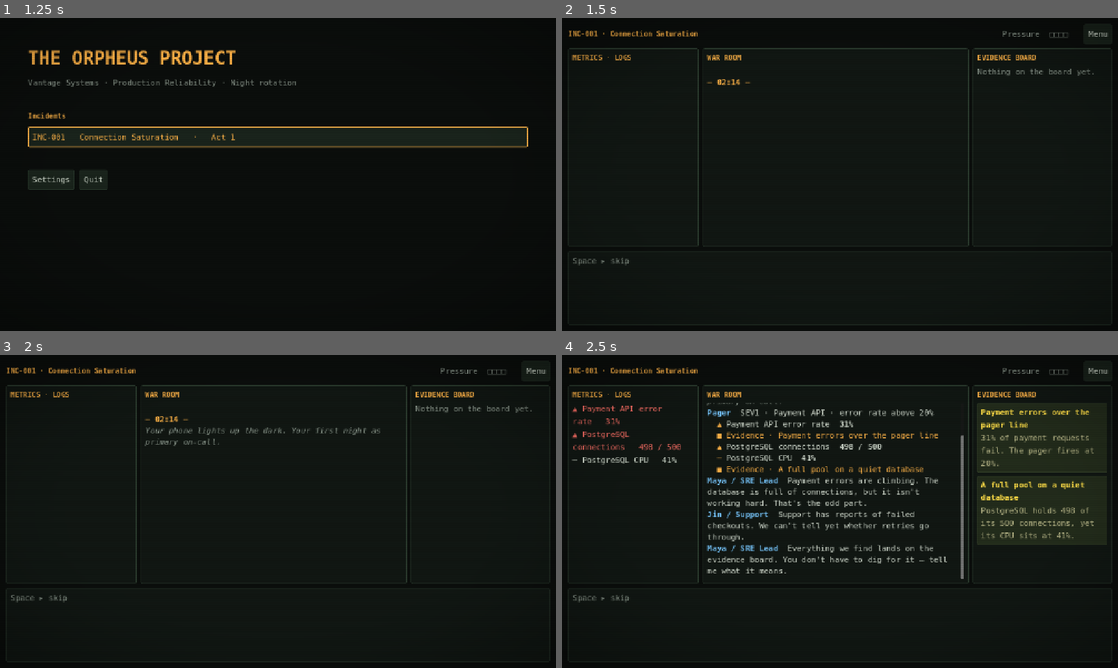
Above: before the commit, frames 1-4 (two rows, left to right).
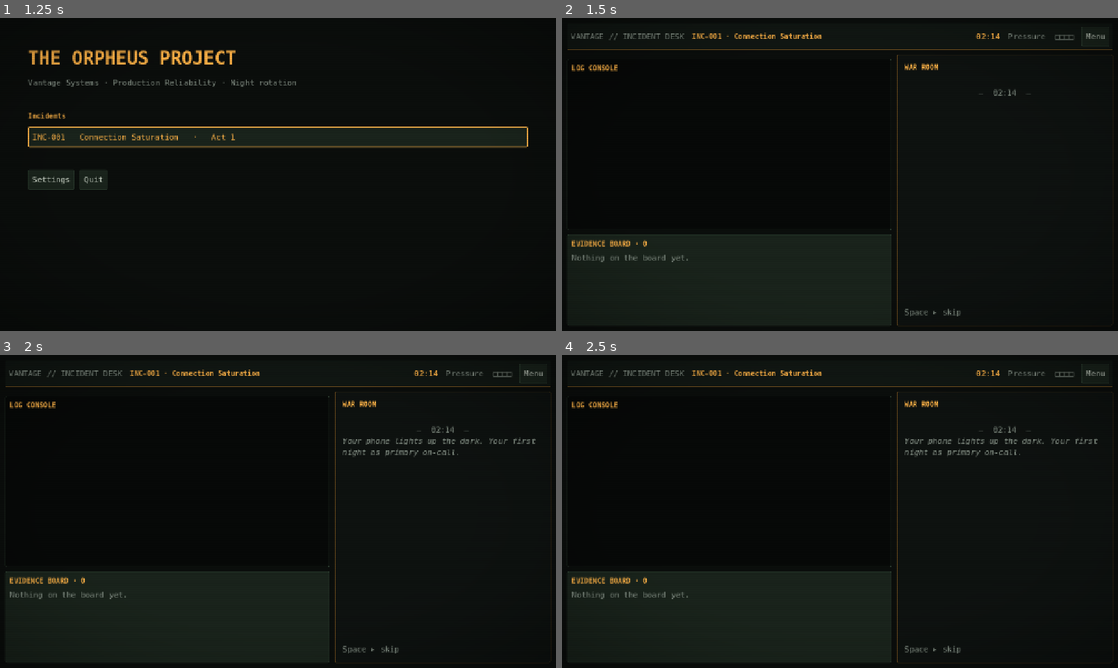
Above: after the commit, the same moments.

Repository: Seunghyun0606/orpheus-project
Game: Godot game, scene res://scenes/main.tscn
Two runs of this game, one before a commit and one after it. Both use one fixed random seed, a clock stepped at 60 frames per second and the inputs below.
Inputs (mouse positions are in pixels of both pictures, inside the frame that each line leads up to):
- Up to frame 1 (1.25 s): move the mouse to (400, 158) at 0.52 s; tap 1 at 0.6 s; click (400, 158) at 0.67 s; tap 9 at 0.8 s
- Up to frame 2 (1.5 s): click "INC-001 Connection Saturation…" at 1.25 s
- Up to frame 3 (2 s): no input
- Up to frame 4 (2.5 s): move the mouse to (728, 527) at 2.02 s; tap 9 at 2.1 s; click (728, 527) at 2.17 s; tap Enter (ui_accept) at 2.27, 2.3 s

Frame 1 is identical in both runs. In frame 2, 3.4% of the frame differs, in the area x 1-99%, y 2-99%; in frame 3, 4.3%; in frame 4, 16%.

Commit message:
feat(godot): rework the episode layout after Disco Elysium, Orwell, Hacknet and Telltale
The dialogue now runs in one right-hand column with numbered choices and
their costs inline at its foot and a thin timer bar above them. The left
desk shows metrics as large tiles over a log console, with evidence cards
in a horizontal tray that lights up and takes the picks during a deduction.
The current scene title sits in the top bar.

Co-Authored-By: Claude Opus 5.5 <noreply@anthropic.com>

Diff:
--- a/godot/scripts/ui/main.gd
+++ b/godot/scripts/ui/main.gd
@@ -4,6 +4,11 @@
 ## The episode screen only renders the runner's feed: entries are revealed one
 ## at a time, then the controls for the current scene appear. All story logic
 ## lives in story_runner.gd.
+##
+## Layout references: the dialogue column with numbered choices inline at its
+## foot (Disco Elysium), the evidence tray of cards picked for a deduction
+## (Orwell), big ops tiles over a log console (Hacknet) and a thin timer bar
+## right above the choices (Telltale).
 ##
 ## Review automation (user args after `--`):
 ##   --episode=INC-001  --play=c,SESSIONS,d:POOL_AT_LIMIT+IDLE_TRANSACTIONS
@@ -40,17 +45,21 @@
 # Episode screen widgets.
 var feed: RichTextLabel
 var logs: RichTextLabel
-var metrics_box: VBoxContainer
-var metric_rows := {}
-var cards_box: VBoxContainer
+var metrics_grid: GridContainer
+var metric_tiles := {}
+var tray: PanelContainer
+var tray_header: Label
+var tray_scroll: ScrollContainer
+var cards_box: HBoxContainer
 var cards := {}
 var controls: VBoxContainer
+var scene_label: Label
 var pressure_label: Label
 var timer_bar: ProgressBar
 var timer_label: Label
 var deduce_label: Label
-var connect_button: Button
-var option_buttons: Array = []
+var connect_slot: VBoxContainer
+var option_actions: Array = []
 
 
 func _ready() -> void:
@@ -133,72 +142,101 @@
 	_queue_new_entries()
 
 
+## Top bar over two columns: the ops desk (metric tiles, log console and the
+## evidence tray) on the left, the dialogue column on the right.
 func _build_episode_screen() -> void:
-	metric_rows.clear()
+	metric_tiles.clear()
 	cards.clear()
 	picks.clear()
 	shown_entries = 0
-	var root := _margin(14)
+	var root := _margin(12)
 	var column := VBoxContainer.new()
 	column.add_theme_constant_override("separation", 10)
 	root.add_child(column)
 
+	var top_panel := PanelContainer.new()
+	top_panel.theme_type_variation = "TopBar"
 	var top := HBoxContainer.new()
+	top.add_theme_constant_override("separation", 18)
+	top_panel.add_child(top)
+	top.add_child(_label("VANTAGE // INCIDENT DESK", "DimLabel", false))
 	top.add_child(_label("%s · %s" % [episode["id"], tr(episode["title"])], "HeaderLabel", false))
 	var gap := Control.new()
 	gap.size_flags_horizontal = Control.SIZE_EXPAND_FILL
 	top.add_child(gap)
+	scene_label = _label("", "PromptLabel", false)
+	top.add_child(scene_label)
 	pressure_label = _label("", "DimLabel", false)
-	pressure_label.size_flags_vertical = Control.SIZE_SHRINK_CENTER
 	top.add_child(pressure_label)
 	var menu := _button(UiText.t("menu"))
 	menu.focus_mode = Control.FOCUS_NONE
 	menu.pressed.connect(_open_settings)
 	top.add_child(menu)
-	column.add_child(top)
+	column.add_child(top_panel)
 
 	var body := HBoxContainer.new()
 	body.size_flags_vertical = Control.SIZE_EXPAND_FILL
-	body.add_theme_constant_override("separation", 10)
+	body.add_theme_constant_override("separation", 12)
 	column.add_child(body)
 
-	var left := _panel(UiText.t("telemetry"))
-	left.custom_minimum_size.x = 300
-	metrics_box = VBoxContainer.new()
-	metrics_box.add_theme_constant_override("separation", 4)
-	left.get_child(0).add_child(metrics_box)
-	left.get_child(0).add_child(HSeparator.new())
+	var desk := VBoxContainer.new()
+	desk.size_flags_horizontal = Control.SIZE_EXPAND_FILL
+	desk.size_flags_stretch_ratio = 1.5
+	desk.add_theme_constant_override("separation", 10)
+	body.add_child(desk)
+
+	metrics_grid = GridContainer.new()
+	metrics_grid.columns = 3
+	metrics_grid.add_theme_constant_override("h_separation", 8)
+	metrics_grid.add_theme_constant_override("v_separation", 8)
+	desk.add_child(metrics_grid)
+
+	var console := PanelContainer.new()
+	console.theme_type_variation = "ConsolePanel"
+	console.size_flags_vertical = Control.SIZE_EXPAND_FILL
+	console.custom_minimum_size.y = 110
+	var console_column := VBoxContainer.new()
+	console_column.add_child(_label(_header(UiText.t("logs")), "HeaderLabel"))
 	logs = _rich()
-	left.get_child(0).add_child(logs)
-	body.add_child(left)
-
-	var center := _panel(UiText.t("war_room"))
-	center.size_flags_horizontal = Control.SIZE_EXPAND_FILL
-	center.size_flags_stretch_ratio = 2.0
+	console_column.add_child(logs)
+	console.add_child(console_column)
+	desk.add_child(console)
+
+	tray = PanelContainer.new()
+	tray.theme_type_variation = "Tile"
+	tray.custom_minimum_size.y = 210
+	var tray_column := VBoxContainer.new()
+	tray_column.add_theme_constant_override("separation", 8)
+	tray_header = _label("", "HeaderLabel", false)
+	tray_column.add_child(tray_header)
+	tray_scroll = ScrollContainer.new()
+	tray_scroll.size_flags_vertical = Control.SIZE_EXPAND_FILL
+	tray_scroll.vertical_scroll_mode = ScrollContainer.SCROLL_MODE_DISABLED
+	cards_box = HBoxContainer.new()
+	cards_box.add_theme_constant_override("separation", 8)
+	cards_box.add_child(_label(UiText.t("board_empty"), "DimLabel", false))
+	tray_scroll.add_child(cards_box)
+	tray_column.add_child(tray_scroll)
+	tray.add_child(tray_column)
+	desk.add_child(tray)
+	_update_tray_header()
+
+	var dialogue := PanelContainer.new()
+	dialogue.theme_type_variation = "DialoguePanel"
+	dialogue.size_flags_horizontal = Control.SIZE_EXPAND_FILL
+	dialogue.custom_minimum_size.x = 460
+	var talk := VBoxContainer.new()
+	talk.add_theme_constant_override("separation", 10)
+	talk.add_child(_label(_header(UiText.t("war_room")), "HeaderLabel"))
 	feed = _rich()
 	feed.gui_input.connect(_on_feed_input)
-	center.get_child(0).add_child(feed)
-	body.add_child(center)
-
-	var right := _panel(UiText.t("board"))
-	right.custom_minimum_size.x = 320
-	var scroll := ScrollContainer.new()
-	scroll.size_flags_vertical = Control.SIZE_EXPAND_FILL
-	scroll.horizontal_scroll_mode = ScrollContainer.SCROLL_MODE_DISABLED
-	cards_box = VBoxContainer.new()
-	cards_box.size_flags_horizontal = Control.SIZE_EXPAND_FILL
-	cards_box.add_theme_constant_override("separation", 8)
-	cards_box.add_child(_label(UiText.t("board_empty"), "DimLabel"))
-	scroll.add_child(cards_box)
-	right.get_child(0).add_child(scroll)
-	body.add_child(right)
-
-	var bottom := PanelContainer.new()
-	bottom.custom_minimum_size.y = 170
+	talk.add_child(feed)
 	controls = VBoxContainer.new()
-	controls.add_theme_constant_override("separation", 8)
-	bottom.add_child(controls)
-	column.add_child(bottom)
+	controls.add_theme_constant_override("separation", 4)
+	talk.add_child(controls)
+	dialogue.add_child(talk)
+	body.add_child(dialogue)
+
 	_replace_screen(root)
 	_update_pressure()
 
@@ -263,8 +301,8 @@
 		_skip_reveal()
 	elif key >= KEY_1 and key <= KEY_9 and pending.is_empty():
 		var index := key - KEY_1
-		if index < option_buttons.size():
-			option_buttons[index].emit_signal("pressed")
+		if index < option_actions.size():
+			option_actions[index].call()
 	else:
 		return
 	get_viewport().set_input_as_handled()
@@ -279,34 +317,32 @@
 		"scene":
 			var scene := StoryRunner.find_scene(episode, entry["sceneId"])
 			if scene.has("title"):
-				feed.append_text("\n[color=#%s][b]— %s —[/b][/color]\n" % [amber, _esc(tr(scene["title"]))])
+				scene_label.text = tr(scene["title"])
+				feed.append_text("\n[center][color=#%s]—  %s  —[/color][/center]\n" % [dim, _esc(tr(scene["title"]))])
 		"narrate":
-			feed.append_text("[color=#%s][i]%s[/i][/color]\n" % [dim, _esc(tr(entry["text"]))])
+			feed.append_text("[color=#%s][i]%s[/i][/color]\n\n" % [dim, _esc(tr(entry["text"]))])
 		"line":
-			feed.append_text("[color=#%s][b]%s[/b][/color]  %s\n" % [cyan, _esc(_speaker(entry["speaker"])), _esc(tr(entry["text"]))])
+			feed.append_text("[color=#%s][b]%s[/b][/color] — %s\n\n" % [cyan, _esc(_speaker(entry["speaker"]).to_upper()), _esc(tr(entry["text"]))])
 		"log":
-			var line := "[color=#%s]$ %s[/color]\n" % [green, _esc(tr(entry["text"]))]
-			logs.append_text(line)
-			feed.append_text("[code]%s[/code]" % line)
+			logs.append_text("[color=#%s]$ %s[/color]\n" % [green, _esc(tr(entry["text"]))])
 		"metric":
 			_set_metric(entry)
-			feed.append_text("  [color=#%s]%s[/color] %s  [b]%s[/b]\n" % [amber, _arrow(entry), _esc(tr(entry["label"])), _esc(tr(entry["value"]))])
 		"evidence":
 			var item := _evidence(entry["id"])
-			feed.append_text("  [color=#%s]■ %s · %s[/color]\n" % [amber, UiText.t("evidence_added"), _esc(tr(item["title"]))])
+			feed.append_text("[color=#%s]■ %s — %s[/color]\n\n" % [amber, UiText.t("evidence_added"), _esc(tr(item["title"]))])
 			_add_card(item)
 		"choice":
 			var scene := StoryRunner.find_scene(episode, entry["sceneId"])
 			var option := StoryRunner._option(scene, entry["optionId"])
 			var late: String = "  [color=#%s](%s)[/color]" % [dim, UiText.t("timed_out")] if entry["timedOut"] else ""
-			feed.append_text("[color=#%s][b]▸ %s:[/b] %s[/color]%s\n" % [green, UiText.t("you"), _esc(tr(option["text"])), late])
+			feed.append_text("[color=#%s]▸ %s[/color]%s\n\n" % [amber, _esc(tr(option["text"])), late])
 		"deduction":
 			var titles := []
 			for id in entry["picks"]:
 				titles.append(tr(_evidence(id)["title"]))
 			var verdict: String = UiText.t("deduce_right") if entry["correct"] else UiText.t("deduce_wrong")
 			var color := green if entry["correct"] else ThemeBuilder.RED.to_html(false)
-			feed.append_text("[color=#%s]▸ %s → %s[/color]\n" % [color, _esc(" + ".join(titles)), verdict])
+			feed.append_text("[color=#%s]▸ %s\n   %s[/color]\n\n" % [color, _esc(" + ".join(titles)), verdict])
 	_update_pressure()
 
 
@@ -314,10 +350,10 @@
 
 func _clear_controls() -> void:
 	timer_left = -1.0
-	option_buttons.clear()
+	option_actions.clear()
 	timer_bar = null
 	deduce_label = null
-	connect_button = null
+	connect_slot = null
 	if controls == null:
 		return
 	for child in controls.get_children():
@@ -327,64 +363,92 @@
 func _show_controls() -> void:
 	_clear_controls()
 	var scene := StoryRunner.current_scene(episode, state)
-	_set_cards_selectable(not scene.is_empty() and scene["type"] == "deduction")
+	_set_tray_selectable(not scene.is_empty() and scene["type"] == "deduction")
 	if scene.is_empty():
 		_show_summary()
 		return
+	var amber := ThemeBuilder.AMBER.to_html(false)
+	var dim := ThemeBuilder.DIM.to_html(false)
 	match scene["type"]:
 		"briefing":
-			var next := _button(UiText.t("continue"))
-			next.size_flags_horizontal = Control.SIZE_SHRINK_BEGIN
-			next.pressed.connect(_submit.bind({"type": "continue"}))
-			controls.add_child(next)
-			next.grab_focus.call_deferred()
+			_add_choice("[color=#%s]▸ %s[/color]" % [amber, UiText.t("continue")], _submit.bind({"type": "continue"}))
 		"choice":
-			controls.add_child(_label(tr(scene["prompt"]), "PromptLabel"))
-			var options := StoryRunner.available_options(scene, state)
-			var grid := GridContainer.new()
-			grid.columns = 2 if options.size() > 2 else 1
-			grid.add_theme_constant_override("h_separation", 8)
-			grid.add_theme_constant_override("v_separation", 8)
-			controls.add_child(grid)
-			for i in options.size():
-				var option: Dictionary = options[i]
-				var text := "%d   %s" % [i + 1, tr(option["text"])]
-				if option.has("consequence"):
-					text += "\n     — %s" % tr(option["consequence"])
-				var button := _button(text)
-				button.size_flags_horizontal = Control.SIZE_EXPAND_FILL
-				button.pressed.connect(_submit.bind({"type": "choose", "optionId": option["id"]}))
-				grid.add_child(button)
-				option_buttons.append(button)
 			if scene.has("timer") and Settings.timer:
 				timer_total = float(scene["timer"]["seconds"])
 				timer_left = timer_total
 				var row := HBoxContainer.new()
+				row.add_theme_constant_override("separation", 10)
 				timer_bar = ProgressBar.new()
 				timer_bar.show_percentage = false
-				timer_bar.custom_minimum_size = Vector2(0, 8)
+				timer_bar.custom_minimum_size = Vector2(0, 6)
 				timer_bar.size_flags_horizontal = Control.SIZE_EXPAND_FILL
 				timer_bar.size_flags_vertical = Control.SIZE_SHRINK_CENTER
 				timer_bar.max_value = timer_total
 				row.add_child(timer_bar)
 				timer_label = _label("", "PromptLabel", false)
-				timer_label.custom_minimum_size.x = 70
-				timer_label.horizontal_alignment = HORIZONTAL_ALIGNMENT_RIGHT
 				row.add_child(timer_label)
 				controls.add_child(row)
-				controls.move_child(row, 1)
 				_update_timer()
-			if not option_buttons.is_empty():
-				option_buttons[0].grab_focus.call_deferred()
+			controls.add_child(_label(tr(scene["prompt"]), "PromptLabel"))
+			var options := StoryRunner.available_options(scene, state)
+			for i in options.size():
+				var option: Dictionary = options[i]
+				var text := "[color=#%s]%d.[/color] %s" % [amber, i + 1, _esc(tr(option["text"]))]
+				if option.has("consequence"):
+					text += "\n    [color=#%s]%s[/color]" % [dim, _esc(tr(option["consequence"]))]
+				_add_choice(text, _submit.bind({"type": "choose", "optionId": option["id"]}))
 		"deduction":
 			picks.clear()
 			controls.add_child(_label(tr(scene["prompt"]), "PromptLabel"))
 			deduce_label = _label("", "DimLabel")
 			controls.add_child(deduce_label)
-			connect_button = _button(UiText.t("connect"))
-			connect_button.pressed.connect(func() -> void: _submit({"type": "deduce", "picks": picks.duplicate()}))
-			controls.add_child(connect_button)
+			connect_slot = VBoxContainer.new()
+			controls.add_child(connect_slot)
 			_update_deduction()
+	if not option_actions.is_empty():
+		_focus_first_choice.call_deferred()
+
+
+func _focus_first_choice() -> void:
+	for child in controls.get_children():
+		if child is PanelContainer and child.focus_mode == Control.FOCUS_ALL:
+			child.grab_focus()
+			return
+
+
+## A numbered dialogue choice: a text row that highlights on hover or focus and
+## runs `action` on click, Enter or its number key.
+func _add_choice(bbcode: String, action: Callable, enabled := true, parent: Control = null) -> void:
+	var row := PanelContainer.new()
+	row.theme_type_variation = "ChoiceRow"
+	row.focus_mode = Control.FOCUS_ALL if enabled else Control.FOCUS_NONE
+	row.mouse_default_cursor_shape = Control.CURSOR_POINTING_HAND if enabled else Control.CURSOR_ARROW
+	var text := RichTextLabel.new()
+	text.bbcode_enabled = true
+	text.fit_content = true
+	text.scroll_active = false
+	text.mouse_filter = Control.MOUSE_FILTER_IGNORE
+	text.auto_translate_mode = Node.AUTO_TRANSLATE_MODE_DISABLED
+	text.text = bbcode
+	if not enabled:
+		text.modulate = Color(1, 1, 1, 0.4)
+	row.add_child(text)
+	if enabled:
+		row.mouse_entered.connect(row.grab_focus)
+		row.focus_entered.connect(func() -> void:
+			row.theme_type_variation = "ChoiceRowActive"
+		)
+		row.focus_exited.connect(func() -> void:
+			row.theme_type_variation = "ChoiceRow"
+		)
+		row.gui_input.connect(func(event: InputEvent) -> void:
+			var click: bool = event is InputEventMouseButton and event.pressed and event.button_index == MOUSE_BUTTON_LEFT
+			if click or event.is_action_pressed("ui_accept"):
+				row.accept_event()
+				action.call()
+		)
+		option_actions.append(action)
+	(parent if parent != null else controls).add_child(row)
 
 
 func _submit(input: Dictionary) -> void:
@@ -404,6 +468,9 @@
 	timer_label.text = UiText.t("seconds") % ceili(maxf(timer_left, 0.0))
 	var urgent := timer_left <= 10.0
 	timer_label.add_theme_color_override("font_color", ThemeBuilder.RED if urgent else ThemeBuilder.AMBER)
+	var fill: StyleBoxFlat = timer_bar.get_theme_stylebox("fill").duplicate()
+	fill.bg_color = ThemeBuilder.RED if urgent else ThemeBuilder.AMBER
+	timer_bar.add_theme_stylebox_override("fill", fill)
 
 
 func _update_deduction() -> void:
@@ -412,20 +479,27 @@
 	var scene := StoryRunner.current_scene(episode, state)
 	var needed: int = scene["solution"].size()
 	deduce_label.text = UiText.t("deduce") % [needed, picks.size(), needed]
-	connect_button.disabled = picks.size() != needed
 	for id in cards:
 		cards[id].theme_type_variation = "SelectedCard" if picks.has(id) else "SelectableCard"
+	for child in connect_slot.get_children():
+		child.queue_free()
+	option_actions.clear()
+	var ready := picks.size() == needed
+	var label := "[color=#%s]▸ %s[/color]" % [ThemeBuilder.AMBER.to_html(false), UiText.t("connect")]
+	_add_choice(label, func() -> void: _submit({"type": "deduce", "picks": picks.duplicate()}), ready, connect_slot)
+	_update_tray_header()
 
 
 func _update_pressure() -> void:
 	if pressure_label == null or state.is_empty():
 		return
 	var level: int = state["pressure"]
-	pressure_label.text = "%s  %s%s   " % [UiText.t("pressure"), "■".repeat(level), "□".repeat(maxi(0, 4 - level))]
+	pressure_label.text = "%s  %s%s" % [UiText.t("pressure"), "■".repeat(level), "□".repeat(maxi(0, 4 - level))]
 	pressure_label.add_theme_color_override("font_color", ThemeBuilder.RED if level >= 2 else ThemeBuilder.DIM)
 
 
 func _show_summary() -> void:
+	scene_label.text = ""
 	controls.add_child(_label(UiText.t("end_title"), "PromptLabel"))
 	var lines := []
 	for entry in state["feed"]:
@@ -434,7 +508,7 @@
 		var scene := StoryRunner.find_scene(episode, entry["sceneId"])
 		var option := StoryRunner._option(scene, entry["optionId"])
 		var late: String = " (%s)" % UiText.t("timed_out") if entry["timedOut"] else ""
-		lines.append("· %s → %s%s" % [tr(scene["prompt"]), tr(option["text"]), late])
+		lines.append("· %s%s" % [tr(option["text"]), late])
 	controls.add_child(_label("%s\n%s" % [UiText.t("end_choices"), "\n".join(lines)]))
 	var changes := []
 	for group in ["values", "alignment"]:
@@ -444,31 +518,34 @@
 				changes.append("%s %s%d" % [UiText.value_name(key), "+" if amount > 0 else "", amount])
 	var changed: String = "   ".join(changes) if not changes.is_empty() else UiText.t("no_change")
 	controls.add_child(_label("%s: %s" % [UiText.t("end_changes"), changed], "DimLabel"))
-	var row := HBoxContainer.new()
-	row.add_theme_constant_override("separation", 12)
-	var again := _button(UiText.t("replay"))
-	again.pressed.connect(_start_episode.bind(episode["id"]))
-	row.add_child(again)
-	var back := _button(UiText.t("back"))
-	back.pressed.connect(_show_title)
-	row.add_child(back)
-	controls.add_child(row)
-	again.grab_focus.call_deferred()
-
-
-# ----------------------------------------------------------------- panels --
+	var amber := ThemeBuilder.AMBER.to_html(false)
+	_add_choice("[color=#%s]1.[/color] %s" % [amber, UiText.t("replay")], _start_episode.bind(episode["id"]))
+	_add_choice("[color=#%s]2.[/color] %s" % [amber, UiText.t("back")], _show_title)
+	_focus_first_choice.call_deferred()
+
+
+# ------------------------------------------------------------- ops desk --
 
 func _set_metric(entry: Dictionary) -> void:
 	var label: String = entry["label"]
-	if not metric_rows.has(label):
-		var row := _label("")
-		metrics_box.add_child(row)
-		metric_rows[label] = row
-	var row: Label = metric_rows[label]
-	row.text = "%s %s   %s" % [_arrow(entry), tr(label), tr(entry["value"])]
+	if not metric_tiles.has(label):
+		var tile := PanelContainer.new()
+		tile.theme_type_variation = "Tile"
+		tile.size_flags_horizontal = Control.SIZE_EXPAND_FILL
+		var column := VBoxContainer.new()
+		column.add_child(_label(tr(label), "TileLabel"))
+		var value := _label("", "TileValue", false)
+		column.add_child(value)
+		tile.add_child(column)
+		metrics_grid.add_child(tile)
+		metric_tiles[label] = value
+		tile.modulate = Color(1.5, 1.4, 1.0)
+		create_tween().tween_property(tile, "modulate", Color.WHITE, 0.6)
+	var value_label: Label = metric_tiles[label]
+	value_label.text = "%s %s" % [tr(entry["value"]), _arrow(entry)]
 	var trend: String = entry.get("trend", "")
 	var color := ThemeBuilder.RED if trend == "up" else (ThemeBuilder.GREEN if trend == "down" else ThemeBuilder.TEXT)
-	row.add_theme_color_override("font_color", color)
+	value_label.add_theme_color_override("font_color", color)
 
 
 func _add_card(item: Dictionary) -> void:
@@ -477,12 +554,14 @@
 			child.queue_free()
 	var card := PanelContainer.new()
 	card.theme_type_variation = "CardPanel"
+	card.custom_minimum_size.x = 232
+	card.size_flags_vertical = Control.SIZE_SHRINK_BEGIN
 	card.mouse_filter = Control.MOUSE_FILTER_STOP
 	var column := VBoxContainer.new()
 	column.mouse_filter = Control.MOUSE_FILTER_IGNORE
 	var title := _label(tr(item["title"]), "PromptLabel")
 	title.mouse_filter = Control.MOUSE_FILTER_IGNORE
-	var body := _label(tr(item["body"]), "DimLabel")
+	var body := _label(tr(item["body"]), "CardBody")
 	body.mouse_filter = Control.MOUSE_FILTER_IGNORE
 	column.add_child(title)
 	column.add_child(body)
@@ -492,9 +571,28 @@
 	cards[item["id"]] = card
 	card.modulate = Color(1.6, 1.4, 1.0)
 	create_tween().tween_property(card, "modulate", Color.WHITE, 0.8)
-
-
-func _set_cards_selectable(selectable: bool) -> void:
+	_update_tray_header()
+	_scroll_tray_to_end.call_deferred()
+
+
+func _scroll_tray_to_end() -> void:
+	if tray_scroll != null:
+		tray_scroll.scroll_horizontal = int(tray_scroll.get_h_scroll_bar().max_value)
+
+
+func _update_tray_header() -> void:
+	if tray_header == null:
+		return
+	var text := "%s · %d" % [_header(UiText.t("board")), cards.size()]
+	if deduce_label != null:
+		var needed: int = StoryRunner.current_scene(episode, state)["solution"].size()
+		text += "    ▸ " + UiText.t("deduce") % [needed, picks.size(), needed]
+	tray_header.text = text
+
+
+func _set_tray_selectable(selectable: bool) -> void:
+	tray.theme_type_variation = "TrayActive" if selectable else "Tile"
+	_update_tray_header()
 	for id in cards:
 		var card: PanelContainer = cards[id]
 		card.theme_type_variation = "SelectableCard" if selectable else "CardPanel"
@@ -605,6 +703,8 @@
 	crt.visible = Settings.crt
 	if key == "timer" and not Settings.timer:
 		timer_left = -1.0
+		if timer_bar != null:
+			timer_bar.get_parent().visible = false
 	if key == "language" or key == "text_size":
 		_close_settings()
 		_rebuild()
@@ -651,13 +751,8 @@
 	return root
 
 
-func _panel(header: String) -> PanelContainer:
-	var panel := PanelContainer.new()
-	var column := VBoxContainer.new()
-	column.add_theme_constant_override("separation", 8)
-	column.add_child(_label(header.to_upper() if Settings.language == "en" else header, "HeaderLabel"))
-	panel.add_child(column)
-	return panel
+func _header(text: String) -> String:
+	return text.to_upper() if Settings.language == "en" else text
 
 
 func _label(text: String, variation := "", wrap := true) -> Label:
@@ -710,7 +805,7 @@
 
 
 func _arrow(entry: Dictionary) -> String:
-	return {"up": "▲", "down": "▼", "flat": "─"}.get(entry.get("trend", ""), "·")
+	return {"up": "▲", "down": "▼", "flat": "─"}.get(entry.get("trend", ""), "")
 
 
 func _esc(text: String) -> String:
--- a/godot/scripts/ui/theme_builder.gd
+++ b/godot/scripts/ui/theme_builder.gd
@@ -100,6 +100,54 @@
 	theme.set_color("font_hover_color", "PopupMenu", AMBER)
 	theme.set_stylebox("hover", "PopupMenu", box(PANEL_HI, AMBER, 0, 4))
 
+	# Episode layout (Disco Elysium dialogue column, Orwell evidence tray,
+	# Hacknet-style ops tiles, Telltale timer bar).
+	theme.set_type_variation("TopBar", "PanelContainer")
+	var top := box(PANEL, BORDER, 0, 8)
+	top.border_width_bottom = 2
+	top.border_color = AMBER.darkened(0.55)
+	theme.set_stylebox("panel", "TopBar", top)
+	theme.set_type_variation("Tile", "PanelContainer")
+	theme.set_stylebox("panel", "Tile", box(PANEL_HI, BORDER, 1, 10))
+	theme.set_type_variation("ConsolePanel", "PanelContainer")
+	theme.set_stylebox("panel", "ConsolePanel", box(Color("070908"), BORDER, 1, 10))
+	theme.set_type_variation("DialoguePanel", "PanelContainer")
+	var dialogue := box(Color("0e1210"), BORDER, 1, 18)
+	dialogue.border_width_left = 3
+	dialogue.border_color = AMBER.darkened(0.6)
+	theme.set_stylebox("panel", "DialoguePanel", dialogue)
+	theme.set_type_variation("TileLabel", "Label")
+	theme.set_color("font_color", "TileLabel", DIM)
+	theme.set_font_size("font_size", "TileLabel", base - 3)
+	theme.set_type_variation("TileValue", "Label")
+	theme.set_font("font", "TileValue", font(700))
+	theme.set_font_size("font_size", "TileValue", int(base * 1.6))
+	theme.set_type_variation("CardBody", "Label")
+	theme.set_color("font_color", "CardBody", DIM)
+	theme.set_font_size("font_size", "CardBody", base - 3)
+
+	theme.set_type_variation("ChoiceRow", "PanelContainer")
+	theme.set_stylebox("panel", "ChoiceRow", box(Color(0, 0, 0, 0), Color(0, 0, 0, 0), 0, 6))
+	theme.set_type_variation("ChoiceRowActive", "PanelContainer")
+	var row_active := box(PANEL_HI, PANEL_HI, 0, 6)
+	row_active.border_width_left = 3
+	row_active.border_color = AMBER
+	theme.set_stylebox("panel", "ChoiceRowActive", row_active)
+	theme.set_type_variation("TrayActive", "PanelContainer")
+	theme.set_stylebox("panel", "TrayActive", box(PANEL_HI, AMBER, 2, 10))
+
+	theme.set_type_variation("ChoiceButton", "Button")
+	theme.set_stylebox("normal", "ChoiceButton", box(Color(0, 0, 0, 0), Color(0, 0, 0, 0), 0, 6))
+	var choice_hover := box(PANEL_HI, PANEL_HI, 0, 6)
+	choice_hover.border_width_left = 3
+	choice_hover.border_color = AMBER
+	theme.set_stylebox("hover", "ChoiceButton", choice_hover)
+	theme.set_stylebox("focus", "ChoiceButton", choice_hover)
+	theme.set_stylebox("pressed", "ChoiceButton", choice_hover)
+	theme.set_color("font_color", "ChoiceButton", Color("e9c88f"))
+	theme.set_color("font_hover_color", "ChoiceButton", AMBER.lightened(0.2))
+	theme.set_color("font_focus_color", "ChoiceButton", AMBER.lightened(0.2))
+
 	theme.set_stylebox("background", "ProgressBar", box(BG, BORDER, 1, 0))
 	theme.set_stylebox("fill", "ProgressBar", box(AMBER, AMBER, 0, 0))
 
--- a/godot/scripts/ui/ui_text.gd
+++ b/godot/scripts/ui/ui_text.gd
@@ -12,7 +12,7 @@
 		"act": "Act %d",
 		"settings": "Settings",
 		"quit": "Quit",
-		"telemetry": "Metrics · Logs",
+		"logs": "Log console",
 		"war_room": "War Room",
 		"board": "Evidence board",
 		"board_empty": "Nothing on the board yet.",
@@ -59,7 +59,7 @@
 		"act": "%d막",
 		"settings": "설정",
 		"quit": "종료",
-		"telemetry": "지표 · 로그",
+		"logs": "로그 콘솔",
 		"war_room": "워룸",
 		"board": "증거 보드",
 		"board_empty": "아직 보드가 비어 있다.",
